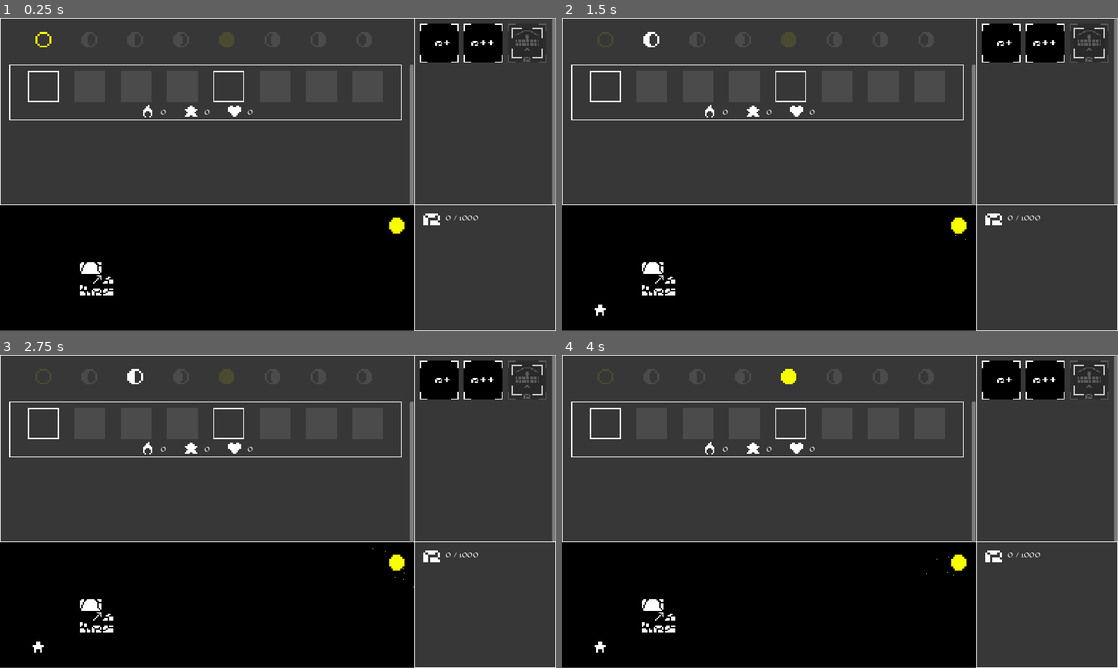
Above: before the commit, frames 1-4 (two rows, left to right).
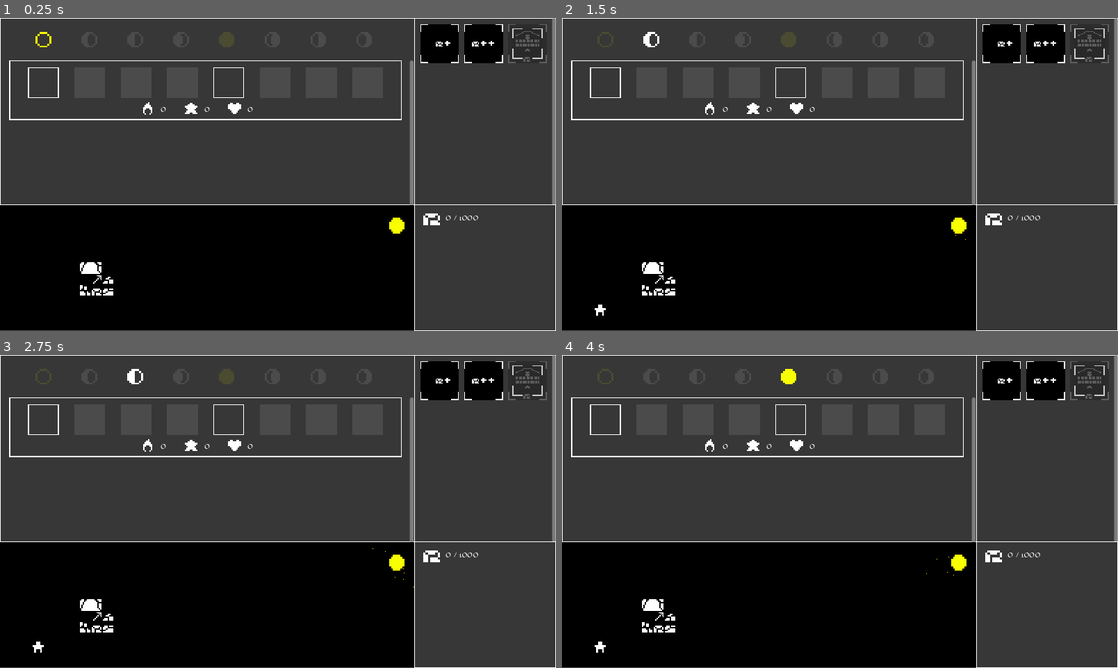
Above: after the commit, the same moments.

Repository: BoscoPubVoi/IdleSpel
Game: Godot game, scene res://main.tscn
The game is run twice, just before and just after one commit, with the same random seed, the same clock (stepped at 60 frames per second) and the same inputs.
Inputs:
- Up to frame 1 (0.25 s): no input
- Up to frame 2 (1.5 s): tap Enter at 0.5 s; tap Space at 1.25 s
- Up to frame 3 (2.75 s): no input
- Up to frame 4 (4 s): tap Enter at 2.75 s; tap Space at 3.5 s

The runs differ from the first frame. In frame 1, 1.1% of the frame differs, in the area x 1-99%, y 1-60%; in frame 2, 1.1%; in frame 3, 1.1%; in frame 4, 1.1%.

Commit message:
Change margins a bit more

Diff:
--- a/actor_panel.tscn
+++ b/actor_panel.tscn
@@ -8,7 +8,7 @@
 
 [node name="ActorPanel" type="Panel" groups=["ActorPanel"]]
 texture_filter = 3
-custom_minimum_size = Vector2(0, 116)
+custom_minimum_size = Vector2(0, 123)
 offset_left = -1.0
 offset_bottom = 215.0
 script = ExtResource("1_0eeyd")
@@ -23,13 +23,13 @@
 offset_bottom = -36.0
 grow_horizontal = 2
 grow_vertical = 2
-theme_override_constants/margin_left = 80
+theme_override_constants/margin_left = 40
 theme_override_constants/margin_top = 64
-theme_override_constants/margin_right = 80
+theme_override_constants/margin_right = 40
 theme_override_constants/margin_bottom = 16
 
 [node name="HBox" type="HBoxContainer" parent="Margin"]
-custom_minimum_size = Vector2(0, 100)
+custom_minimum_size = Vector2(0, 108)
 layout_mode = 2
 theme_override_constants/separation = 32
 alignment = 1
@@ -75,9 +75,9 @@
 [node name="Vigor" type="TextureRect" parent="."]
 layout_mode = 2
 offset_left = 274.0
-offset_top = 84.0
+offset_top = 86.0
 offset_right = 300.0
-offset_bottom = 110.0
+offset_bottom = 112.0
 texture = ExtResource("3_i0j11")
 expand_mode = 2
 
@@ -92,9 +92,9 @@
 [node name="Wisdom" type="TextureRect" parent="."]
 layout_mode = 2
 offset_left = 364.0
-offset_top = 84.0
+offset_top = 86.0
 offset_right = 390.0
-offset_bottom = 110.0
+offset_bottom = 112.0
 texture = ExtResource("4_q62qo")
 expand_mode = 2
 
@@ -109,9 +109,9 @@
 [node name="Reverance" type="TextureRect" parent="."]
 layout_mode = 2
 offset_left = 454.0
-offset_top = 84.0
+offset_top = 86.0
 offset_right = 480.0
-offset_bottom = 110.0
+offset_bottom = 112.0
 texture = ExtResource("5_6alcg")
 expand_mode = 2
 
--- a/main.tscn
+++ b/main.tscn
@@ -405,7 +405,7 @@
 grow_horizontal = 2
 grow_vertical = 2
 theme_override_constants/margin_left = 0
-theme_override_constants/margin_top = 96
+theme_override_constants/margin_top = 88
 theme_override_constants/margin_right = 320
 
 [node name="ScrollContainer" type="ScrollContainer" parent="AllActorsPanel/MarginContainer"]
@@ -464,8 +464,8 @@
 size_flags_horizontal = 3
 size_flags_vertical = 3
 mouse_filter = 2
-theme_override_constants/margin_left = 20
-theme_override_constants/margin_top = 20
+theme_override_constants/margin_left = 21
+theme_override_constants/margin_top = 21
 theme_override_constants/margin_right = 20
 theme_override_constants/margin_bottom = 32
 
